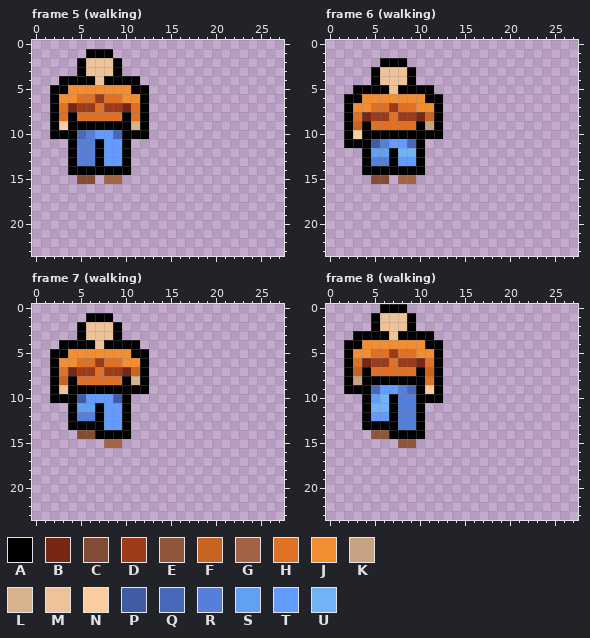
File history of a pixel-art file, server/public/assets/game/tilesets/player.aseprite. Above is the file before it was changed.
128x160 pixels, 8 frames. Colours within 5 levels of each other are drawn and written as one. Shown: frame 5 (walking): x 0..27, y 0..23; frame 6 (walking): x 0..27, y 0..23; frame 7 (walking): x 0..27, y 0..23; frame 8 (walking): x 0..27, y 0..23. The commit also changed other frames, which this record leaves out.
Palette (. is transparent): A #000000  B #792714  C #824d34  D #9c3b1a  E #8f563c  F #c76421  G #a46345  H #df7126  J #f28d31  K #c7a383  L #d8b18d  M #eec39a  N #fbcca0  P #3f5ca4  Q #4868ba  R #557fd8  S #62a0f2  T #639bff  U #71b4f6
Pixels before, frame 5 (walking), first column x 2:
 1 ....AAA....
 2 ...AMMMA...
 3 ...AMMMA...
 4 .AAAAMAAAA.
 5 AAJJJJJJJAA
 6 AJJHHDHHJJA
 7 AHBDDHDDBHA
 8 AHAHHHHHAHA
 9 ANAAAAAAALA
10 AAAQRTTQAAA
11 ..ARRATTA..
12 ..ARRATTA..
13 ..ARRATTA..
14 ..AAAAAAA..
15 ...CC.GG...
Pixels before, frame 6 (walking), first column x 2:
 2 ....AAA....
 3 ...AMMMA...
 4 ...AMMMA...
 5 .AAAAMAAAA.
 6 AAJJJJJJJAA
 7 AJJHHDHHJJA
 8 AHBDDHDDBFA
 9 AFAHHHHHAKA
10 ANAAAAAAAAA
11 AAAPRTTQA..
12 ..ASSAUUA..
13 ..ARRATTA..
14 ..AAAAAAA..
15 ...CC.GG...
Pixels before, frame 7 (walking), first column x 2:
 1 ....AAA....
 2 ...AMMMA...
 3 ...AMMMA...
 4 .AAAAMAAAA.
 5 AAJJJJJJJAA
 6 AJJHHDHHJJA
 7 AHBDDHDDBFA
 8 AFAHHHHHALA
 9 AMAAAAAAAAA
10 AAAPTTTPA..
11 ..ASSATTA..
12 ..ARRATTA..
13 ..AAAATTA..
14 ...CCAAAA..
15 ......GG...
Pixels before, frame 8 (walking), first column x 2:
 0 ....AAA....
 1 ...AMMMA...
 2 ...AMMMA...
 3 .AAAAMAAAA.
 4 AAJJJJJJJAA
 5 AJJHHDHHJJA
 6 AHBDDHDDBHA
 7 AFAHHHHHAFA
 8 AKAAAAAAAHA
 9 AAAQTTRQANA
10 ..ATUARRAAA
11 ..AUUARRA..
12 ..ATTARRA..
13 ..AAAARRA..
14 ...EEAAAA..
15 ......EE...
Once edited:
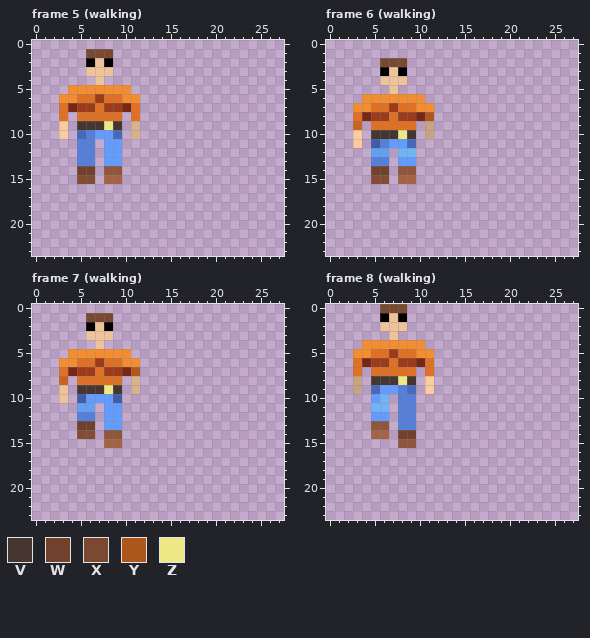
Colours new in this view: V #453730  W #70422d  X #794932  Y #ad571d  Z #eee986
The edit:
Changed rows in their new state; - is an unchanged pixel.
Frame 5 (walking):
first column x 2:
 1 ----XXX----
 2 ---.A-A.---
 3 ---.---.---
 4 -....-....-
 5 ..-------..
 6 .---------.
 7 .---------.
 8 .-.-----.-.
 9 .-.VVVZV.-.
10 .N.-----.L.
11 --.--.--.--
12 --.--.--.--
13 --.--.--.--
14 --.WW.EE.--
Frame 6 (walking):
first column x 2:
 2 ----XXX----
 3 ---.A-A.---
 4 ---.---.---
 5 -....-....-
 6 ..-------..
 7 .---------.
 8 .--------Y.
 9 .-.-----.-.
10 .-.VVVZV.K.
11 .N.-----.--
12 --.--.--.--
13 --.--.--.--
14 --.WW.EE.--
Frame 7 (walking):
first column x 2:
 1 ----XXX----
 2 ---.A-A.---
 3 ---.---.---
 4 -....-....-
 5 ..-------..
 6 .---------.
 7 .--------Y.
 8 .-.-----.-.
 9 .-.VVVZV.L.
10 .M.-----.--
11 --.--.--.--
12 --.--.--.--
13 --.WW.--.--
14 -----.EE.--
Frame 8 (walking):
first column x 2:
 0 ----XXX----
 1 ---.A-A.---
 2 ---.---.---
 3 -....-....-
 4 ..-------..
 5 .---------.
 6 .---------.
 7 .H.-----.H.
 8 .-.VVVZV.N.
 9 .K.-----.-.
10 --.--.--...
11 --.--.--.--
12 --.--.--.--
13 --.EE.--.--
14 ---GG.WW.--
Changed places in both pictures, as pixel boxes (x1, y1, x2, y2):
changed: (50, 49, 149, 175)
changed: (344, 58, 443, 175)
changed: (50, 313, 149, 439)
changed: (344, 304, 443, 439)
